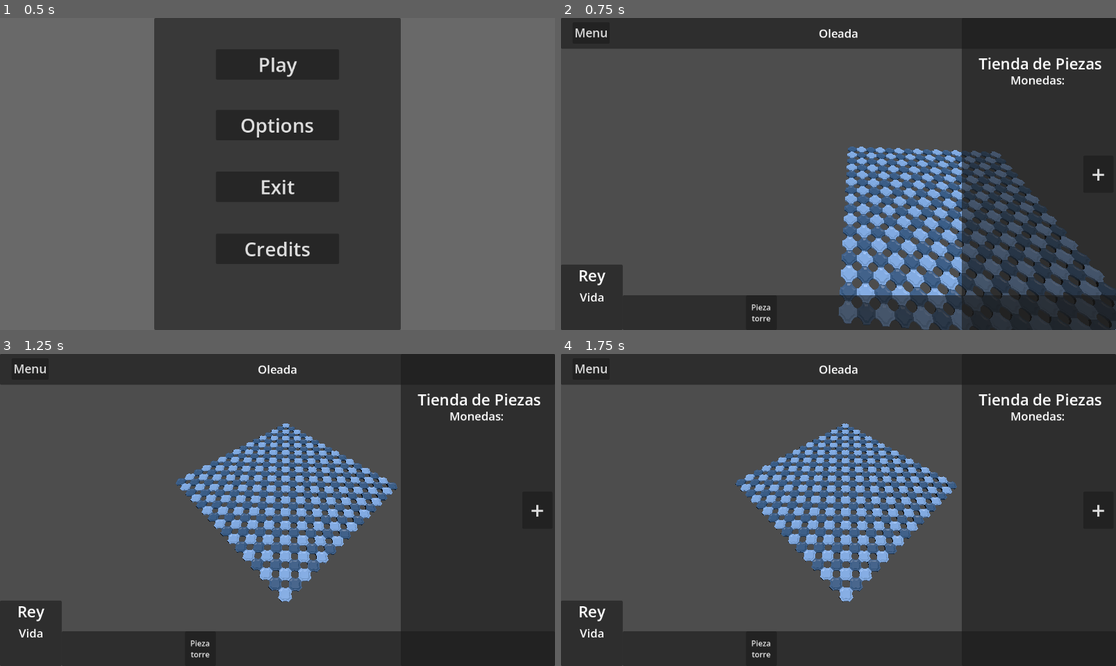
Above: before the commit, frames 1-4 (two rows, left to right).
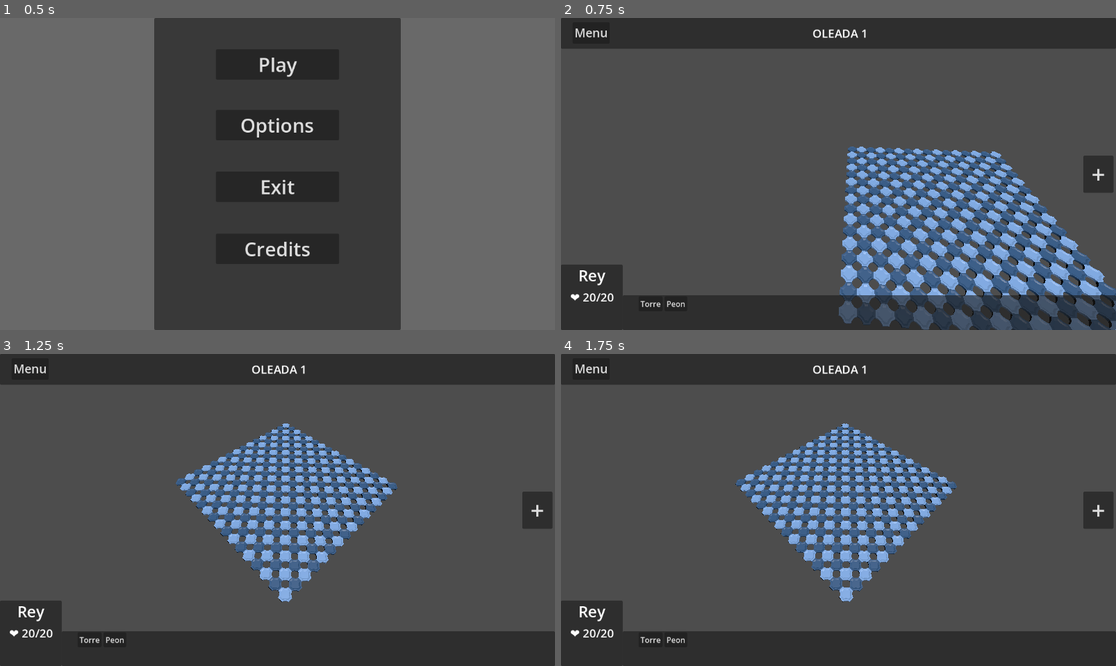
Above: after the commit, the same moments.

Repository: lu8dcf/zancho
Game: Godot game, scene res://scenes/ui/main.tscn
Same seed, same stepped clock (60 frames per second), same inputs: the game is played once before the commit and once after it.
Inputs (mouse positions are in pixels of both pictures, inside the frame that each line leads up to):
- Up to frame 1 (0.5 s): no input
- Up to frame 2 (0.75 s): click "Play" at 0.5 s
- Up to frame 3 (1.25 s): no input
- Up to frame 4 (1.75 s): click (760, 647) at 1.25 s, where only the run before the commit has a clickable "Pieza torre"

Frame 1 is identical in both runs. In frame 2, 24% of the frame differs, in the area x 1-100%, y 3-100%; in frame 3, 22%; in frame 4, 22%.
Error before the commit: Parse Error: Identifier "GlobalJuego" not declared in the current scope. (res://scenes/ui/hud.gd:23)

Commit message:
se cambio de nombre el autoload de global juego

Diff:
--- a/scenes/ui/hud.gd
+++ b/scenes/ui/hud.gd
@@ -20,21 +20,21 @@
 	# ocultar la tienda
 	tienda_contenido.visible = false
 	# Conectar las señales globales para actualizar la UI automáticamente
-	GlobalJuego.monedas_cambiadas.connect(_actualizar_monedas)
-	GlobalJuego.vidas_cambiadas.connect(_actualizar_vidas)
-	GlobalJuego.oleada_cambiada.connect(_actualizar_oleada)
-	#GlobalJuego.tienda_estado_cambiado.connect(_actualizar_tienda)
+	globalJuego.monedas_cambiadas.connect(_actualizar_monedas)
+	globalJuego.vidas_cambiadas.connect(_actualizar_vidas)
+	globalJuego.oleada_cambiada.connect(_actualizar_oleada)
+	#globalJuego.tienda_estado_cambiado.connect(_actualizar_tienda)
 
 	# Actualizar valores iniciales
-	_actualizar_monedas(GlobalJuego.monedas)
-	_actualizar_vidas(GlobalJuego.vidas)
-	_actualizar_oleada(GlobalJuego.oleada_actual)
+	_actualizar_monedas(globalJuego.monedas)
+	_actualizar_vidas(globalJuego.vidas)
+	_actualizar_oleada(globalJuego.oleada_actual)
 
 func _actualizar_monedas(nuevas_monedas: int) -> void:
 	monedas_label.text = "💰 " + str(nuevas_monedas)
 
 func _actualizar_vidas(nuevas_vidas: int) -> void:
-	vidas_label.text = "❤️ " + str(nuevas_vidas) + "/" + str(GlobalJuego.vidaMax)
+	vidas_label.text = "❤️ " + str(nuevas_vidas) + "/" + str(globalJuego.vidaMax)
 
 func _actualizar_oleada(nueva_oleada: int) -> void:
 	oleada_label.text = " OLEADA " + str(nueva_oleada)
--- a/scenes/ui/hud.tscn
+++ b/scenes/ui/hud.tscn
@@ -64,19 +64,6 @@
 grow_vertical = 0
 script = ExtResource("3_8qguk")
 
-[node name="Button" type="Button" parent="Control/PanelInferior" unique_id=1947220232]
-layout_mode = 1
-anchors_preset = 4
-anchor_top = 0.5
-anchor_bottom = 0.5
-offset_left = 256.0
-offset_top = -36.0
-offset_right = 320.0
-offset_bottom = 36.0
-grow_vertical = 2
-text = "Pieza torre"
-autowrap_mode = 3
-
 [node name="ContenedorInventario" type="GridContainer" parent="Control/PanelInferior" unique_id=225476072]
 layout_mode = 1
 anchors_preset = 15
@@ -87,6 +74,7 @@
 offset_right = -324.0
 grow_horizontal = 2
 grow_vertical = 2
+columns = 8
 
 [node name="PanelRey" type="Panel" parent="Control" unique_id=1017658866]
 layout_mode = 0
--- a/scenes/ui/panel_inferior.gd
+++ b/scenes/ui/panel_inferior.gd
@@ -14,7 +14,7 @@
 # Funcion de botones
 
 func _crear_botones_piezas_inventario() -> void:
-	for pieza in GlobalJuego.piezas_inventario:
+	for pieza in globalJuego.piezas_inventario:
 		# Crear un botón nuevo
 		var boton = Button.new()
 
@@ -32,15 +32,15 @@
 
 # logica de botones
 func _on_pieza_comprar_clicked(pieza: Dictionary) -> void:
-	if GlobalJuego.monedas >= pieza["precio"]:
+	if globalJuego.monedas >= pieza["precio"]:
 		print("✅ Seleccionaste: ", pieza["nombre"])
 		print("💰 Precio: ", pieza["precio"])
-		GlobalJuego.comprar_pieza(pieza)
+		globalJuego.comprar_pieza(pieza)
 		# SEÑAL AL JUEGO 3D PARA COLOCAR LA PIEZA
 		# emit_signal("torre_seleccionada", pieza["tipo"], pieza["precio"])
 	else:
 		print("❌ No tienes suficiente dinero para ", pieza["nombre"])
-		print("💰 Necesitas: ", pieza["precio"], " | Tienes: ", GlobalJuego.monedas)
+		print("💰 Necesitas: ", pieza["precio"], " | Tienes: ", globalJuego.monedas)
 
 func _on_pieza_clicked(pieza: Dictionary) -> void:
 	print("clickeando")
--- a/scenes/ui/panel_tienda.gd
+++ b/scenes/ui/panel_tienda.gd
@@ -8,11 +8,11 @@
 
 func _ready():
 	# Conectar las señales globales para actualizar la UI automáticamente
-	GlobalJuego.monedas_cambiadas.connect(_actualizar_monedas)
+	globalJuego.monedas_cambiadas.connect(_actualizar_monedas)
 
 
 	# Actualizar valores iniciales
-	_actualizar_monedas(GlobalJuego.monedas)
+	_actualizar_monedas(globalJuego.monedas)
 
 	configurar_tienda()
 
@@ -36,7 +36,7 @@
 	for hijo in tienda_botones.get_children():
 		hijo.queue_free()
 
-	for pieza in GlobalJuego.piezas_disponibles_tienda:
+	for pieza in globalJuego.piezas_disponibles_tienda:
 		# Crear un botón nuevo
 		var boton = Button.new()
 
@@ -62,15 +62,15 @@
 
 # logica de botones
 func _on_pieza_comprar_clicked(pieza: Dictionary) -> void:
-	if GlobalJuego.monedas >= pieza["precio"]:
+	if globalJuego.monedas >= pieza["precio"]:
 		print("✅ Seleccionaste: ", pieza["nombre"])
 		print("💰 Precio: ", pieza["precio"])
-		GlobalJuego.comprar_pieza(pieza)
+		globalJuego.comprar_pieza(pieza)
 		# SEÑAL AL JUEGO 3D PARA COLOCAR LA PIEZA
 		# emit_signal("torre_seleccionada", pieza["tipo"], pieza["precio"])
 	else:
 		print("❌ No tienes suficiente dinero para ", pieza["nombre"])
-		print("💰 Necesitas: ", pieza["precio"], " | Tienes: ", GlobalJuego.monedas)
+		print("💰 Necesitas: ", pieza["precio"], " | Tienes: ", globalJuego.monedas)
 
 func _on_pieza_clicked(pieza: Dictionary) -> void:
 	print("clickeando")
--- a/scripts/autoload/globalJuego.gd
+++ b/scripts/autoload/globalJuego.gd
@@ -35,19 +35,6 @@
 signal tienda_estado_cambiado(desplegada)
 
 
-# funciones para modificar
-func añadir_monedas(cantidad: int) -> void:
-	monedas += cantidad
-	emit_signal("monedas_cambiadas", monedas)  # Notificar al HUD que cambió
-
-func comprar_pieza(pieza) -> bool:
-	if monedas >= pieza["precio"]:
-		monedas -= pieza["precio"]
-		piezas_inventario.append(pieza)
-
-		emit_signal("monedas_cambiadas", monedas)
-		return true
-	return false  # No hay suficiente dinero
 
 func perder_vida(cantidad: int = 1) -> void:
 	vidas -= cantidad
